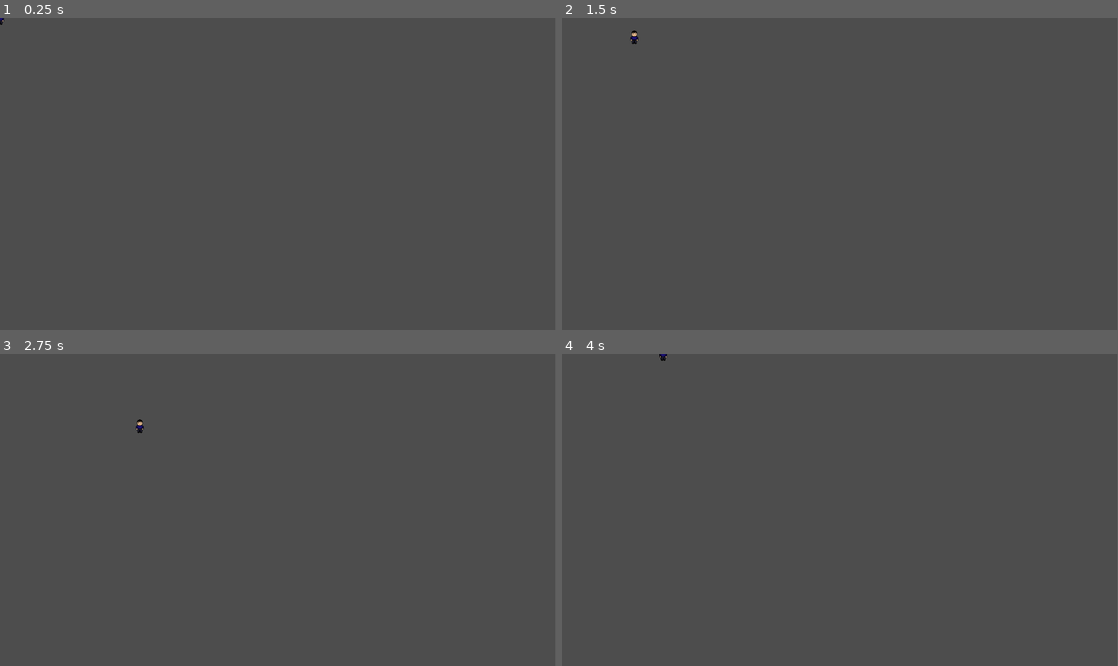
Above: before the commit, frames 1-4 (two rows, left to right).
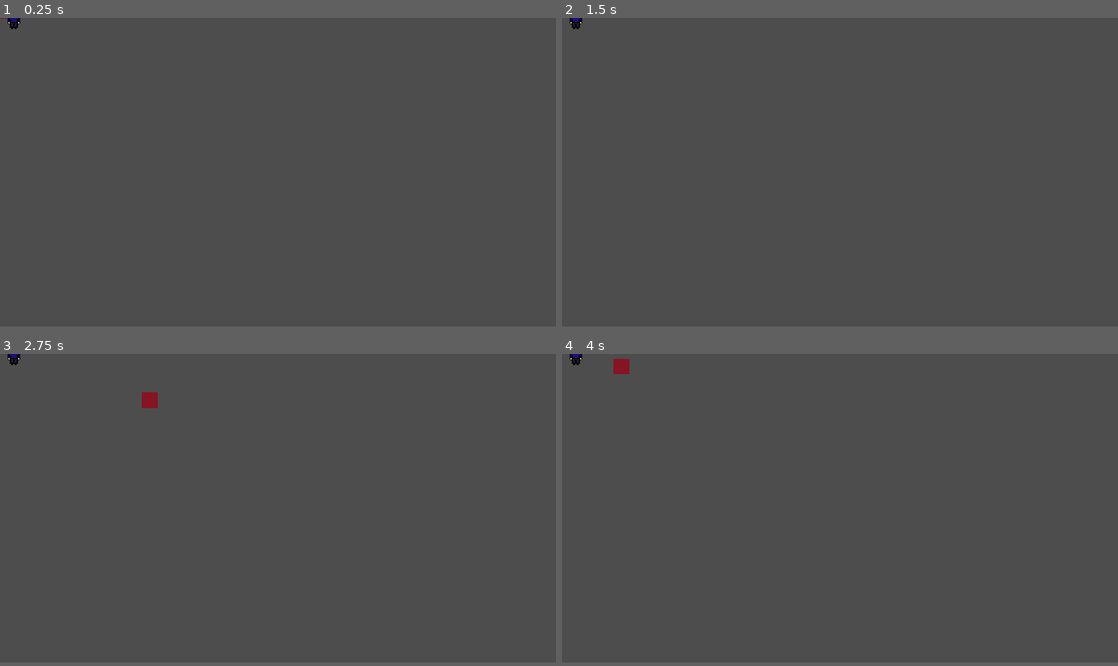
Above: after the commit, the same moments.

Repository: cakusers/project-glaux
Game: Godot game, scene res://World.tscn
Two runs of this game, one before a commit and one after it. Both use one fixed random seed, a clock stepped at 60 frames per second and the inputs below. Before the commit the project starts from res://player.tscn.
Inputs:
- Up to frame 1 (0.25 s): no input
- Up to frame 2 (1.5 s): tap Enter at 0.5 s; hold D (move_right) 0.53-1.28 s; tap Space (attack) at 0.6, 1.25, 1.35 s; hold S (move_down) from 1.28 s (still down)
- Up to frame 3 (2.75 s): tap Enter at 2 s; release S (move_down) at 2.03 s; hold D (move_right) from 2.03 s (still down); tap Space (attack) at 2.1 s
- Up to frame 4 (4 s): release D (move_right) at 2.78 s; hold W (move_up) 2.78-3.53 s; tap Space (attack) at 2.85, 3.6 s; hold A (move_left) from 3.53 s (still down)
In our replay, the window is 799x449 before the commit and 800x444 after it. These sizes can differ from the game's own. Grey fills any space a smaller window leaves; there, only what the larger window draws over its background counts as a difference.

The runs differ from the first frame. In frame 1, less than 0.1% of the frame differs, in the area x 0-4%, y 0-4%; in frame 2, 0.1%; in frame 3, 0.3%, in the area x 1-29%, y 0-26%; in frame 4, 0.2%.

Commit message:
Add Enemy and attack

Diff:
--- /dev/null
+++ b/Enemy/Enemy.tscn
@@ -0,0 +1,20 @@
+[gd_scene load_steps=3 format=3 uid="uid://dxf1daw1f4vhe"]
+
+[ext_resource type="Script" uid="uid://dt8xhtytwrgqe" path="res://Enemy/script/enemy.gd" id="1_2pb1h"]
+
+[sub_resource type="RectangleShape2D" id="RectangleShape2D_px1sc"]
+
+[node name="Enemy" type="CharacterBody2D"]
+position = Vector2(10, 10)
+script = ExtResource("1_2pb1h")
+metadata/_edit_group_ = true
+
+[node name="ColorRect" type="ColorRect" parent="."]
+offset_left = -20.0
+offset_top = -20.0
+color = Color(0.5254902, 0.078431375, 0.13333334, 1)
+metadata/_edit_use_anchors_ = true
+
+[node name="CollisionShape2D" type="CollisionShape2D" parent="."]
+position = Vector2(-10, -10)
+shape = SubResource("RectangleShape2D_px1sc")
--- /dev/null
+++ b/Enemy/script/enemy.gd
@@ -0,0 +1,19 @@
+extends CharacterBody2D
+
+@export var speed = 100.0
+var player = null
+
+func _ready():
+	# Mencari node pertama yang ada di grup "player"
+	player = get_tree().get_first_node_in_group("player")
+
+func _physics_process(delta):
+	if player:
+		# Hitung arah menuju player
+		var direction = (player.global_position - global_position).normalized()
+		velocity = direction * speed
+		move_and_slide()
+
+func take_damage():
+	# Hapus musuh dari game
+	queue_free()
--- /dev/null
+++ b/Player/Player.tscn
@@ -0,0 +1,39 @@
+[gd_scene load_steps=5 format=3 uid="uid://cxrvpwl4vuwwf"]
+
+[ext_resource type="Script" uid="uid://cauuw306eljgc" path="res://Player/scipt/player.gd" id="1_onrkg"]
+[ext_resource type="Texture2D" uid="uid://fkvgqm6rl0bl" path="res://Player/assets/Idle.png" id="2_i3pqv"]
+
+[sub_resource type="CapsuleShape2D" id="CapsuleShape2D_onrkg"]
+radius = 8.0
+height = 28.0
+
+[sub_resource type="RectangleShape2D" id="RectangleShape2D_q3lat"]
+size = Vector2(21, 28)
+
+[node name="Player" type="CharacterBody2D" groups=["player"]]
+script = ExtResource("1_onrkg")
+
+[node name="Sprite2D" type="Sprite2D" parent="."]
+texture_filter = 1
+texture = ExtResource("2_i3pqv")
+hframes = 4
+
+[node name="CollisionShape2D" type="CollisionShape2D" parent="."]
+shape = SubResource("CapsuleShape2D_onrkg")
+
+[node name="Hitbox" type="Area2D" parent="."]
+monitoring = false
+
+[node name="CollisionShape2D" type="CollisionShape2D" parent="Hitbox"]
+position = Vector2(18.5, 0)
+shape = SubResource("RectangleShape2D_q3lat")
+debug_color = Color(0.86208916, 0.26644588, 0.61754507, 0.41960785)
+
+[node name="ComboLabel" type="Label" parent="."]
+offset_left = -19.0
+offset_top = -35.0
+offset_right = 21.0
+offset_bottom = -12.0
+text = "x0"
+horizontal_alignment = 1
+vertical_alignment = 1
--- /dev/null
+++ b/Player/scipt/player.gd
@@ -0,0 +1,75 @@
+extends CharacterBody2D
+
+@export var speed: float = 200.0
+# Variabel Combo
+var combo_count = 0
+var is_attacking = false
+@onready var hitbox = $Hitbox # Mengambil node Hitbox
+
+func _physics_process(_delta):
+	# Kita cegah pergerakan saat sedang menyerang agar tidak 'sliding'
+	if not is_attacking:
+		move_state()
+
+	# Cek input serangan
+	if Input.is_action_just_pressed("attack") and not is_attacking:
+		print('sedang menyerang')
+		attack_sequence()
+
+func move_state():
+	var direction = Input.get_vector("ui_left", "ui_right", "ui_up", "ui_down")
+	if direction:
+		velocity = direction * speed
+		# Opsional: Memutar hitbox mengikuti arah jalan
+		# Jika jalan ke kiri, hitbox pindah ke kiri, dst.
+		rotation = direction.angle()
+	else:
+		velocity = Vector2.ZERO
+	move_and_slide()
+
+#func move_state() -> void:
+	#var direction = Vector2.ZERO
+	#direction.x = Input.get_action_strength("move_right") - Input.get_action_strength("move_left")
+	#direction.y = Input.get_action_strength("move_down") - Input.get_action_strength("move_up")
+	#velocity = direction.normalized() * SPEED
+	#
+	#move_and_slide()
+
+func attack_sequence():
+	is_attacking = true
+
+	# Logika Combo Sederhana
+	combo_count += 1
+	print("Combo: ", combo_count) # Cek di panel Output nanti
+
+	# Nyalakan Hitbox
+	hitbox.monitoring = true
+
+	# Kita tunggu 1 frame fisika agar Godot sempat mendeteksi tabrakan
+	await get_tree().physics_frame
+
+	# Cek apakah ada musuh di dalam hitbox SAAT INI JUGA
+	var bodies = hitbox.get_overlapping_bodies()
+	for body in bodies:
+		if body.has_method("take_damage"):
+			body.take_damage()
+
+	# Durasi serangan (misal 0.2 detik)
+	await get_tree().create_timer(0.2).timeout
+
+	# Matikan Hitbox dan reset status serang
+	hitbox.monitoring = false
+	is_attacking = false
+
+	# Reset Combo jika pemain diam terlalu lama (mekanik combo reset)
+	reset_combo_after_delay()
+
+func reset_combo_after_delay():
+	# Simpan nomor combo saat ini
+	var current_combo = combo_count
+	# Tunggu 1 detik
+	await get_tree().create_timer(1.0).timeout
+	# Jika combo masih sama (berarti player tidak menyerang lagi), reset ke 0
+	if combo_count == current_combo:
+		combo_count = 0
+		print("Combo Reset")
--- /dev/null
+++ b/World.tscn
@@ -0,0 +1,18 @@
+[gd_scene load_steps=4 format=3 uid="uid://x1iggxespys6"]
+
+[ext_resource type="Script" uid="uid://cecd6fqfwy8s3" path="res://world.gd" id="1_2dftf"]
+[ext_resource type="PackedScene" uid="uid://dxf1daw1f4vhe" path="res://Enemy/Enemy.tscn" id="2_bcbcq"]
+[ext_resource type="PackedScene" uid="uid://cxrvpwl4vuwwf" path="res://Player/Player.tscn" id="2_js7pq"]
+
+[node name="World" type="Node2D"]
+script = ExtResource("1_2dftf")
+
+[node name="Player" parent="." instance=ExtResource("2_js7pq")]
+
+[node name="Enemy" parent="." instance=ExtResource("2_bcbcq")]
+
+[node name="Timer" type="Timer" parent="."]
+wait_time = 2.0
+autostart = true
+
+[connection signal="timeout" from="Timer" to="." method="_on_timer_timeout"]
--- a/player.gd
+++ /dev/null
@@ -1,11 +0,0 @@
-extends CharacterBody2D
-
-
-const SPEED = 200.0
-
-func _physics_process(delta: float) -> void:
- var direction = Vector2.ZERO
- direction.x = Input.get_action_strength("move_right") - Input.get_action_strength("move_left")
- direction.y = Input.get_action_strength("move_down") - Input.get_action_strength("move_up")
- velocity = direction.normalized() * SPEED
- move_and_slide()
--- a/player.tscn
+++ /dev/null
@@ -1,15 +0,0 @@
-[gd_scene load_steps=3 format=3 uid="uid://cxrvpwl4vuwwf"]
-
-[ext_resource type="Script" uid="uid://cauuw306eljgc" path="res://player.gd" id="1_onrkg"]
-[ext_resource type="Texture2D" uid="uid://fkvgqm6rl0bl" path="res://Player/Idle.png" id="2_i3pqv"]
-
-[node name="Player" type="CharacterBody2D"]
-script = ExtResource("1_onrkg")
-metadata/_edit_group_ = true
-
-[node name="CollisionShape2D" type="CollisionShape2D" parent="."]
-
-[node name="Sprite2D" type="Sprite2D" parent="."]
-texture_filter = 1
-texture = ExtResource("2_i3pqv")
-hframes = 4
--- a/project.godot
+++ b/project.godot
@@ -11,9 +11,17 @@
 [application]
 
 config/name="Slasher"
-run/main_scene="res://player.tscn"
+run/main_scene="uid://x1iggxespys6"
 config/features=PackedStringArray("4.5", "Forward Plus")
 config/icon="res://icon.svg"
+
+[display]
+
+window/size/viewport_width=720
+window/size/viewport_height=400
+window/size/window_width_override=1336
+window/size/window_height_override=768
+window/stretch/mode="viewport"
 
 [input]
 
--- /dev/null
+++ b/world.gd
@@ -0,0 +1,16 @@
+extends Node2D
+
+# Load scene Enemy agar bisa digandakan (instantiate)
+var enemy_scene = preload("res://Enemy/Enemy.tscn")
+
+func _on_timer_timeout():
+	# Membuat instance musuh baru
+	var enemy = enemy_scene.instantiate()
+
+	# Tentukan posisi spawn acak (misal: area 800x600)
+	var x_pos = randf_range(50, 800)
+	var y_pos = randf_range(50, 600)
+	enemy.position = Vector2(x_pos, y_pos)
+
+	# Masukkan musuh ke dalam scene
+	add_child(enemy)
Not shown, added: Enemy/script/enemy.gd.uid
Renamed: Player/Idle.png -> Player/assets/Idle.png
Not shown, changed: Player/assets/Idle.png.import
Renamed: Player/Sword.png -> Player/assets/Sword.png
Not shown, changed: Player/assets/Sword.png.import
Renamed: Player/Sword_Slash.png -> Player/assets/Sword_Slash.png
Not shown, changed: Player/assets/Sword_Slash.png.import
Renamed: player.gd.uid -> Player/scipt/player.gd.uid
Not shown, added: world.gd.uid
